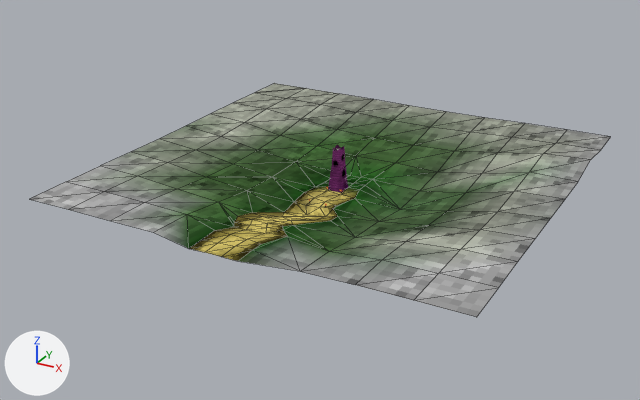
Before and after pictures for a commit that changed the Blender file doc/blender/idea.blend.
Camera for both pictures: a 50 mm lens placed at (619.0, -1166.0, 544.0), pointed at (-21.0, -3.0, -37.0). Lighting does not change. The marker at lower left points along +X, +Y and +Z. Mesh edges are drawn as thin lines on the coarser meshes.

Script lines for the objects in view, before the commit:
```python
me_cube = bpy.data.meshes.new('Cube')
me_cube.from_pydata(...)  # 474 vertices, 158 faces; spans x -11.6..13.1, y 7.3..32.0, z -22.7..52.5
me_cube.materials.append(mat_environment)
me_plane_001 = bpy.data.meshes.new('Plane.001')
me_plane_001.from_pydata(...)  # 773 vertices, 257 faces, 1 loose edge; spans x -349.0..352.0, y -325.0..393.0, z -27.0..21.0
me_plane_001.materials.append(mat_environment)
ob_ground = bpy.data.objects.new('ground', me_plane_001)
ob_ground.location = (0.0, 0.0, 0.0)
ob_tower = bpy.data.objects.new('Tower', me_cube)
ob_tower.location = (0.0, 0.0, 0.0)
```
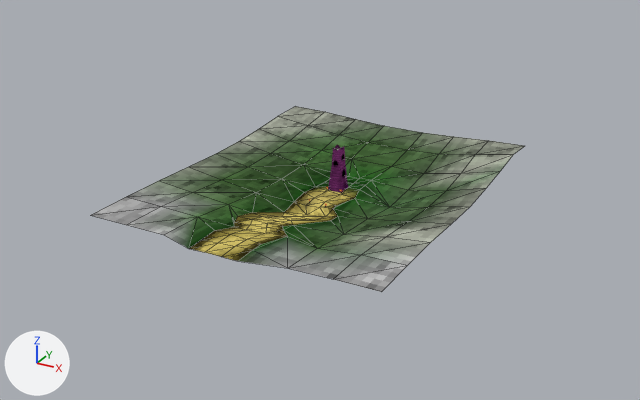
Commit message: Improve ground geo a bit!

Boxes (x1, y1, x2, y2) around the edits, measured in the pictures (640 x 400 px):
```json
{"object": "ground", "change": "reshaped", "before": [30, 83, 610, 317], "after": [92, 106, 524, 292], "on screen": "25% narrower, 20% shorter"}
{"part": 1, "of": "me_plane_001", "change": "rebuilt", "before": [70, 191, 144, 209], "after": [92, 206, 161, 225], "on screen": "7% narrower"}
{"part": 2, "of": "me_plane_001", "change": "rebuilt", "before": [110, 203, 185, 221], "after": [127, 207, 197, 225], "on screen": "7% narrower"}
{"part": 3, "of": "me_plane_001", "change": "rebuilt", "before": [408, 225, 477, 241], "after": [388, 221, 450, 236], "on screen": "10% narrower"}
{"part": 4, "of": "me_plane_001", "change": "rebuilt", "before": [429, 211, 495, 225], "after": [410, 206, 469, 221], "on screen": "10% narrower, 7% taller"}
{"part": 5, "of": "me_plane_001", "change": "rebuilt", "before": [449, 191, 514, 210], "after": [430, 188, 484, 206], "on screen": "17% narrower"}
{"part": 6, "of": "me_plane_001", "change": "rebuilt", "before": [383, 241, 459, 260], "after": [362, 237, 430, 255], "on screen": "10% narrower"}
{"part": 7, "of": "me_plane_001", "change": "rebuilt", "before": [356, 260, 436, 285], "after": [334, 255, 407, 279], "on screen": "9% narrower"}
{"part": 8, "of": "me_plane_001", "change": "rebuilt", "before": [105, 189, 175, 202], "after": [126, 181, 192, 197], "on screen": "21% taller"}
{"part": 9, "of": "me_plane_001", "change": "rebuilt", "before": [140, 176, 206, 189], "after": [159, 167, 221, 181], "on screen": "7% taller"}
{"part": 10, "of": "me_plane_001", "change": "rebuilt", "before": [168, 162, 231, 177], "after": [189, 154, 248, 167], "on screen": "6% narrower, 12% shorter"}
{"part": 11, "of": "me_plane_001", "change": "rebuilt", "before": [198, 150, 256, 163], "after": [218, 153, 271, 166], "on screen": "8% narrower"}
{"part": 12, "of": "me_plane_001", "change": "deleted", "before": [30, 83, 610, 317]}
{"part": 13, "of": "me_plane_001", "change": "built on", "before": [154, 162, 400, 271], "after": [92, 106, 524, 292]}
```

Edits to the scene script, one JSON object a line:
```json
{"block": "me_plane_001", "where": "# used by ob_ground; location = (0.0, 0.0, 0.0)"}
{"op": "remove", "block": "me_plane_001", "code": "me_plane_001.from_pydata(...)  # 773 vertices, 257 faces, 1 loose edge; spans x -349.0..352.0, y -325.0..393.0, z -27.0..21.0"}
{"op": "add", "block": "me_plane_001", "code": "me_plane_001.from_pydata(...)  # 623 vertices, 207 faces, 1 loose edge; spans x -229.0..232.0, y -325.0..276.0, z -27.0..17.0"}
{"block": "me_plane_001", "change": "me_plane_001 part 1: the loose piece of 3 vertices spanning x -271.0..-193.0, y -309.0..-231.0, z 10.0..12.0 is rebuilt with 3 vertices and now spans x -229.0..-163.0, y -309.0..-231.0, z 10.0..12.0"}
{"block": "me_plane_001", "change": "me_plane_001 part 2: the loose piece of 3 vertices spanning x -193.0..-115.0, y -309.0..-231.0, z 8.0..12.0 is rebuilt with 3 vertices and now spans x -163.0..-97.0, y -309.0..-231.0, z 8.0..12.0"}
{"block": "me_plane_001", "change": "me_plane_001 part 3: the loose piece of 3 vertices spanning x 197.0..275.0, y -153.0..-75.0, z -4.0..7.0 is rebuilt with 3 vertices and now spans x 166.0..232.0, y -153.0..-75.0, z -4.0..7.0"}
{"block": "me_plane_001", "change": "me_plane_001 part 4: the loose piece of 3 vertices spanning x 197.0..275.0, y -75.0..3.0, z -11.0..3.0 is rebuilt with 3 vertices and now spans x 166.0..232.0, y -75.0..3.0, z -11.0..3.0"}
{"block": "me_plane_001", "change": "me_plane_001 part 5: the loose piece of 3 vertices spanning x 197.0..275.0, y 3.0..81.0, z -12.0..7.0 is rebuilt with 3 vertices and now spans x 166.0..232.0, y 3.0..75.0, z -12.0..7.0"}
{"block": "me_plane_001", "change": "me_plane_001 part 6: the loose piece of 3 vertices spanning x 197.0..275.0, y -231.0..-153.0, z 4.0..11.0 is rebuilt with 3 vertices and now spans x 166.0..232.0, y -231.0..-153.0, z 4.0..11.0"}
{"block": "me_plane_001", "change": "me_plane_001 part 7: the loose piece of 3 vertices spanning x 197.0..275.0, y -309.0..-231.0, z 11.0..12.0 is rebuilt with 3 vertices and now spans x 166.0..232.0, y -309.0..-231.0, z 11.0..12.0"}
{"block": "me_plane_001", "change": "me_plane_001 part 8: the loose piece of 3 vertices spanning x -271.0..-193.0, y -231.0..-153.0, z 3.0..11.0 is rebuilt with 3 vertices and now spans x -229.0..-163.0, y -231.0..-153.0, z 3.0..11.0"}
{"block": "me_plane_001", "change": "me_plane_001 part 9: the loose piece of 3 vertices spanning x -271.0..-193.0, y -153.0..-75.0, z -4.0..10.0 is rebuilt with 3 vertices and now spans x -229.0..-163.0, y -153.0..-75.0, z -4.0..10.0"}
{"block": "me_plane_001", "change": "me_plane_001 part 10: the loose piece of 3 vertices spanning x -271.0..-193.0, y -75.0..3.0, z -8.0..6.0 is rebuilt with 3 vertices and now spans x -229.0..-163.0, y -75.0..3.0, z -8.0..6.0"}
{"block": "me_plane_001", "change": "me_plane_001 part 11: the loose piece of 3 vertices spanning x -271.0..-193.0, y 3.0..81.0, z -8.0..3.0 is rebuilt with 3 vertices and now spans x -229.0..-163.0, y 3.0..75.0, z -8.0..3.0"}
{"block": "me_plane_001", "change": "me_plane_001 part 12: 124 loose pieces with 372 vertices, spanning x -349.0..352.0, y -309.0..393.0, z -27.0..21.0, are deleted"}
{"block": "me_plane_001", "change": "me_plane_001 part 13: 23 vertices moved from x -115.0..119.0, y -309.0..81.0, z -27.0..11.0 to x -97.0..100.0, y -309.0..75.0, z -27.0..11.0; 28 vertices removed from x -115.0..119.0, y -309.0..81.0, z -27.0..11.0; 250 vertices added at x -229.0..232.0, y -309.0..276.0, z -27.0..17.0"}
```
